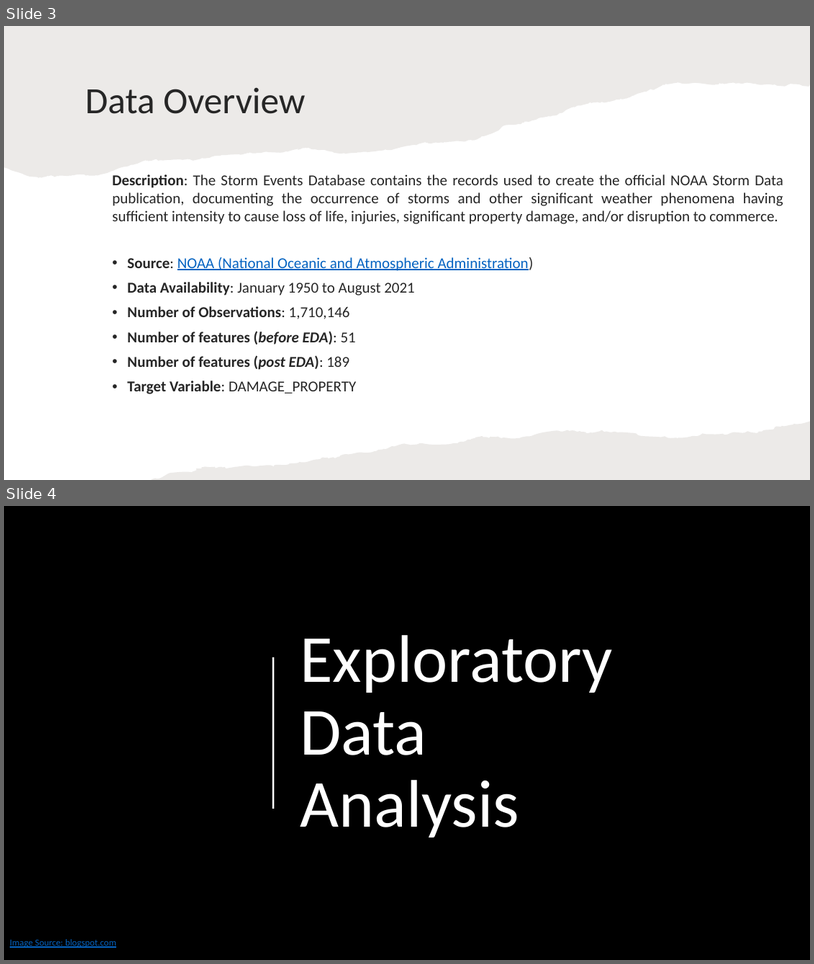
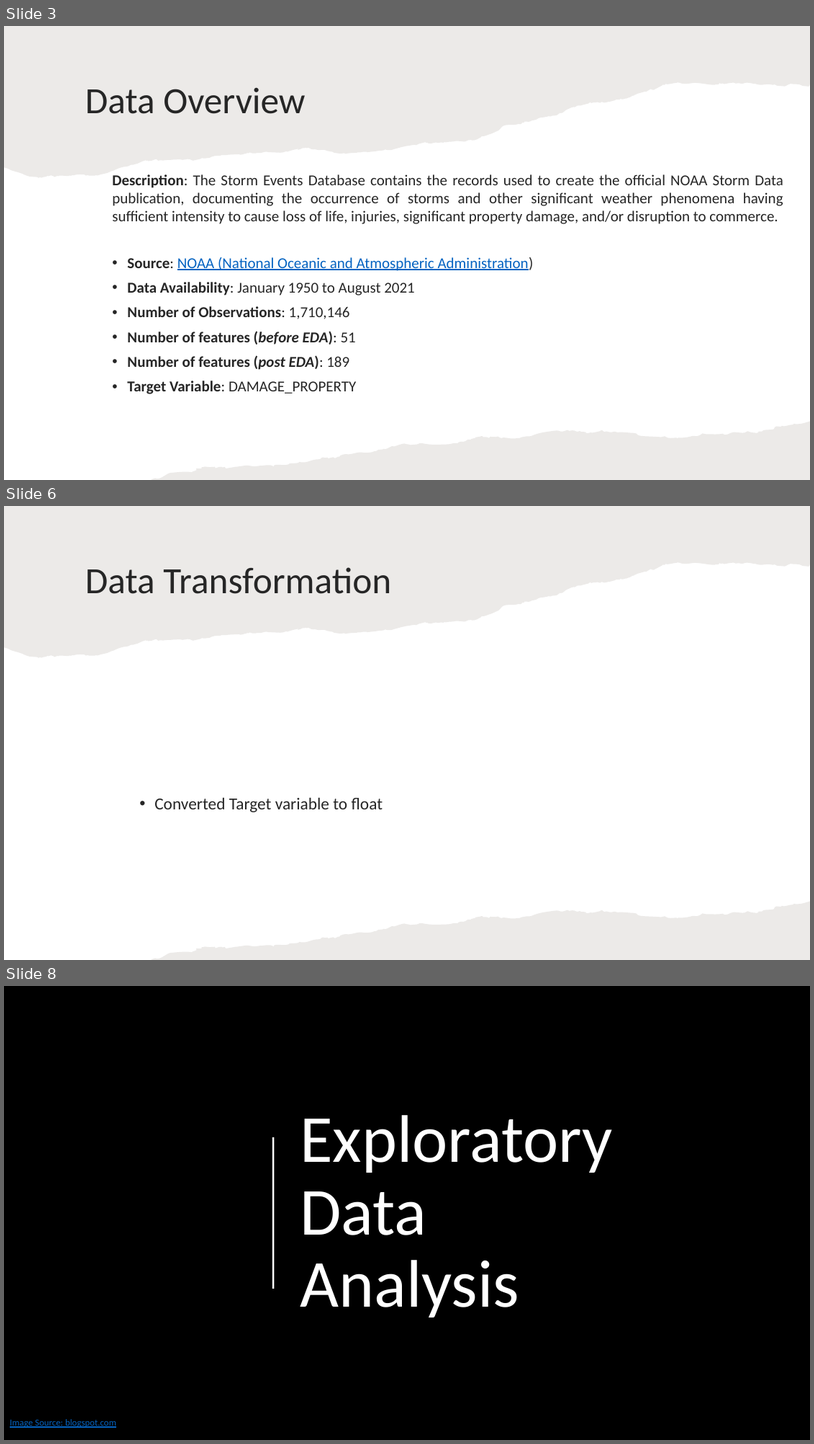
Before and after one commit to siddas18/Natural-Disaster-Damage-Prediction, a slide deck: DM_Final_Project.pptx. Shown one above the other, each under a label of ours: slides 3 and 4 before the commit, slides 3, 6 and 8 after it; the slides between them are not shown. The pictures are 814x964 and 814x1444 pixels, drawn with LibreOffice and Linux fonts; fonts in the diff are those of the drawing; background and template pictures are left out. Boxes give left, top, right and bottom in pixels: in the first picture for what was removed or moved away, otherwise in the second. Text is boxed around its words. In the diff, an @@ line names an element or a change of style, - is before the commit and + after.

```diff
--- a/DM_Final_Project.pptx
+++ b/DM_Final_Project.pptx
@@ slide 6 added at box(4, 506, 810, 960), background #FFFFFF @@
@@ freeform shape added at box(4, 506, 810, 658), fill #82766A at 15% opacity @@
@@ title added at box(85, 567, 391, 594), 44 pt, text #262626 @@
+Data Transformation
@@ text added at box(154, 797, 383, 812), 20 pt, text #262626 @@
+• Converted Target variable to float
@@ freeform shape added at box(151, 901, 810, 960), fill #82766A at 15% opacity @@
@@ what was slide 4 is now slide 8 @@
```
Also in this commit, not shown: 1 slide changed, 2 other slides added.
